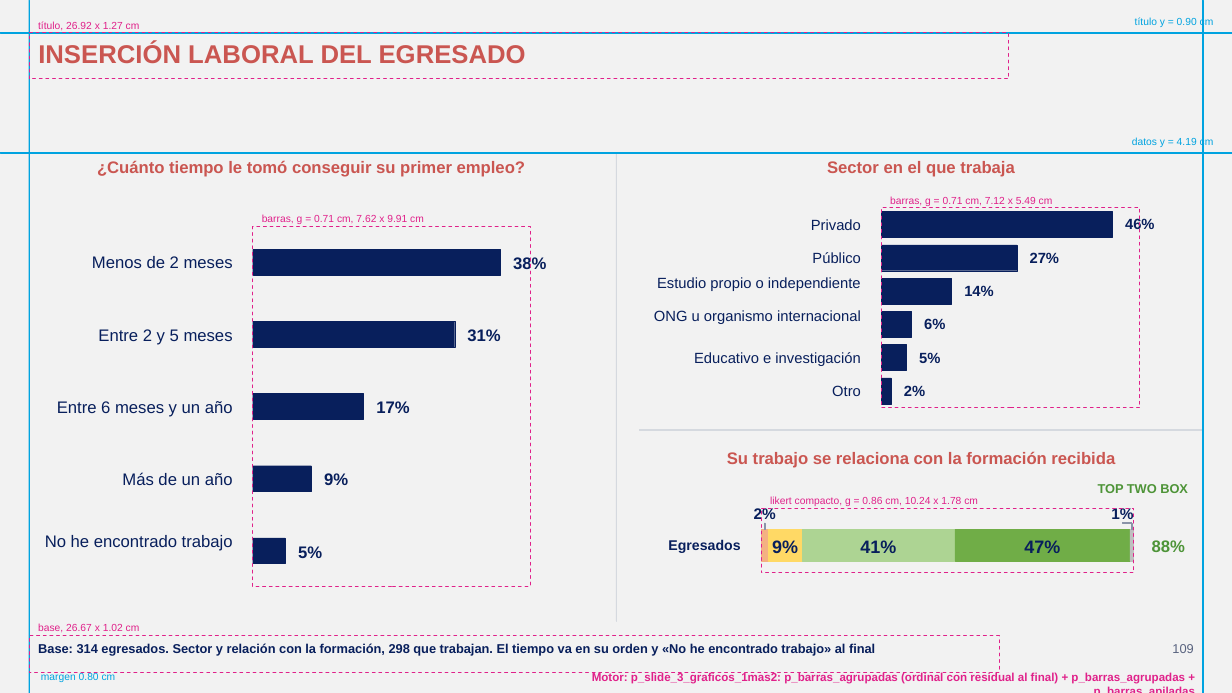
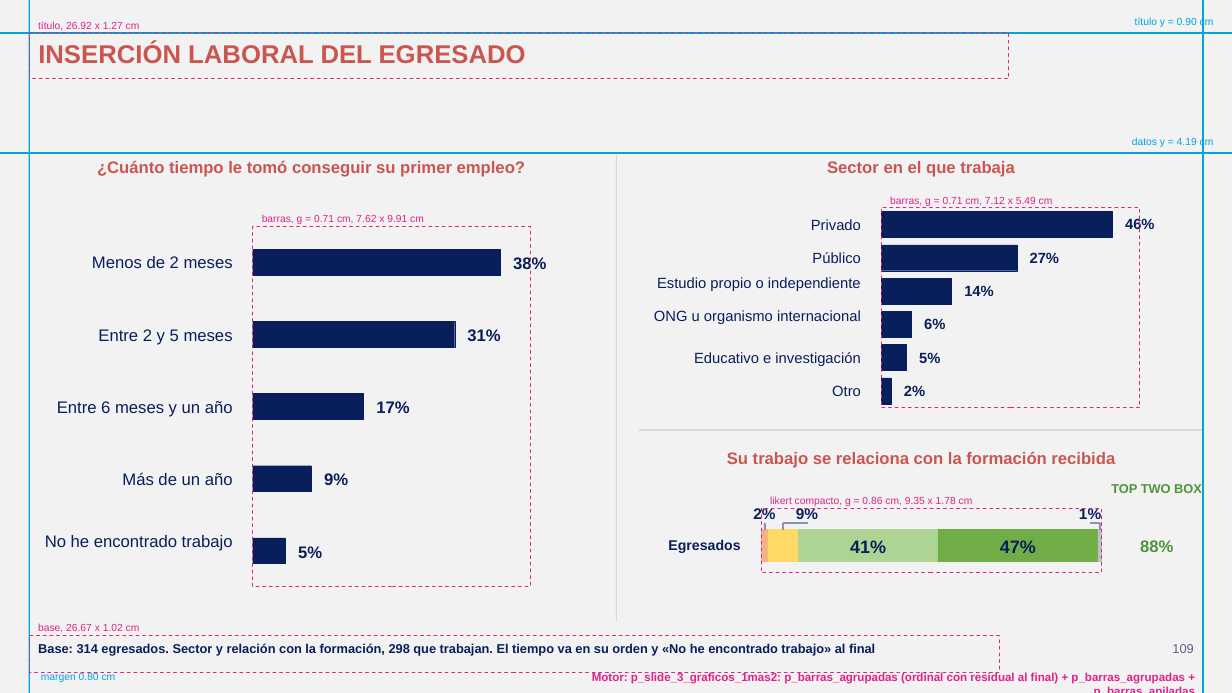
Before and after one commit to GonzaloAlmendariz/prosecnur-app, a slide deck: slide 109 of docs/qa/motor-ppt-2026-10-06/4-recetario/recetario-fiel-guias.pptx. Drawn at 1232x693 pixels with LibreOffice and Linux fonts; fonts in the diff are those of the drawing; background and template pictures are left out. Boxes give left, top, right and bottom in pixels: in the first picture for what was removed or moved away, otherwise in the second. Text is boxed around its words. In the diff, an @@ line names an element or a change of style, - is before the commit and + after.

```diff
--- a/docs/qa/motor-ppt-2026-10-06/4-recetario/recetario-fiel-guias.pptx
+++ b/docs/qa/motor-ppt-2026-10-06/4-recetario/recetario-fiel-guias.pptx
@@ text "TOP TWO BOX": place and size @@
-text "TOP TWO BOX" at (1098,484,1188,493)
+text "TOP TWO BOX" at (1111,484,1202,493)
@@ rectangle: place and size @@
-rectangle at (762,508,1134,573)
+rectangle at (762,508,1102,573)
@@ text at (770,496,973,506): text changed @@
-likert compacto, g = 0.86 cm, 10.24 x 1.78 cm
+likert compacto, g = 0.86 cm, 9.35 x 1.78 cm
@@ text "9%": place and size @@
-text "9%" at (772,540,798,553)
+text "9%" at (796,508,818,523)
@@ text "9%" at (796,508,818,523): size 14 to 12 pt @@
@@ rectangle: place and size @@
-rectangle at (769,530,803,561)
+rectangle at (768,530,799,561)
@@ rectangle added at (783,523,784,530), fill #8A93A8, outline #8A93A8 0.25 pt @@
@@ rectangle added at (784,522,808,523), fill #8A93A8, outline #8A93A8 0.25 pt @@
@@ text "41%": place and size @@
-text "41%" at (860,540,896,553)
+text "41%" at (850,540,886,553)
@@ rectangle: place and size @@
-rectangle at (802,530,956,561)
+rectangle at (799,530,938,561)
@@ text "47%": place and size @@
-text "47%" at (1024,540,1060,553)
+text "47%" at (1000,540,1036,553)
@@ rectangle: place and size @@
-rectangle at (955,530,1130,561)
+rectangle at (938,530,1098,561)
@@ 3 rectangles, 1 text: place and size @@
-3 rectangles, 1 text at (1111,508,1134,561)
+3 rectangles, 1 text at (1079,508,1102,561)
@@ text "88%": place and size @@
-text "88%" at (1152,540,1185,552)
+text "88%" at (1140,540,1173,552)
```
Also in this commit, not shown: 13 other slides changed, 4 slides added, 11 other files.
